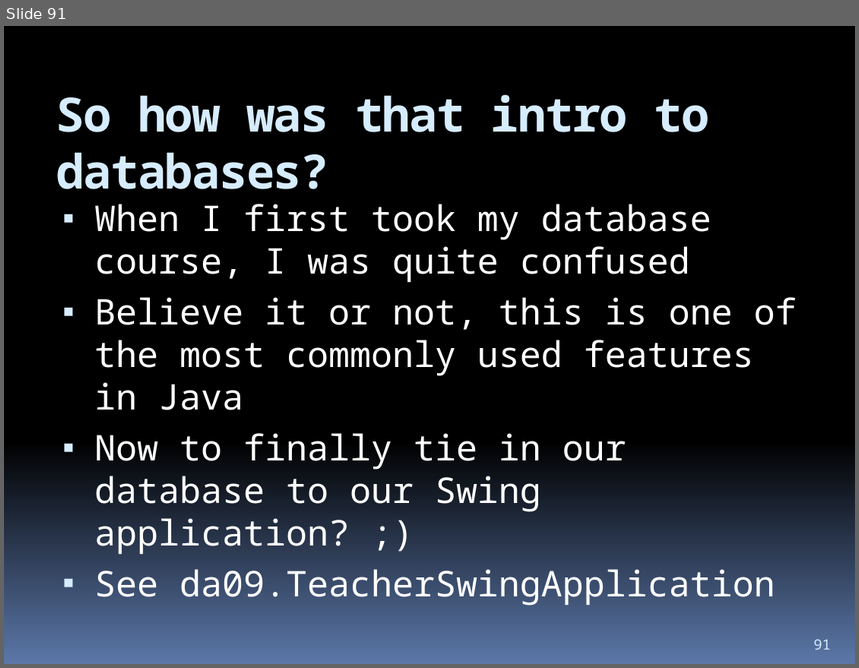
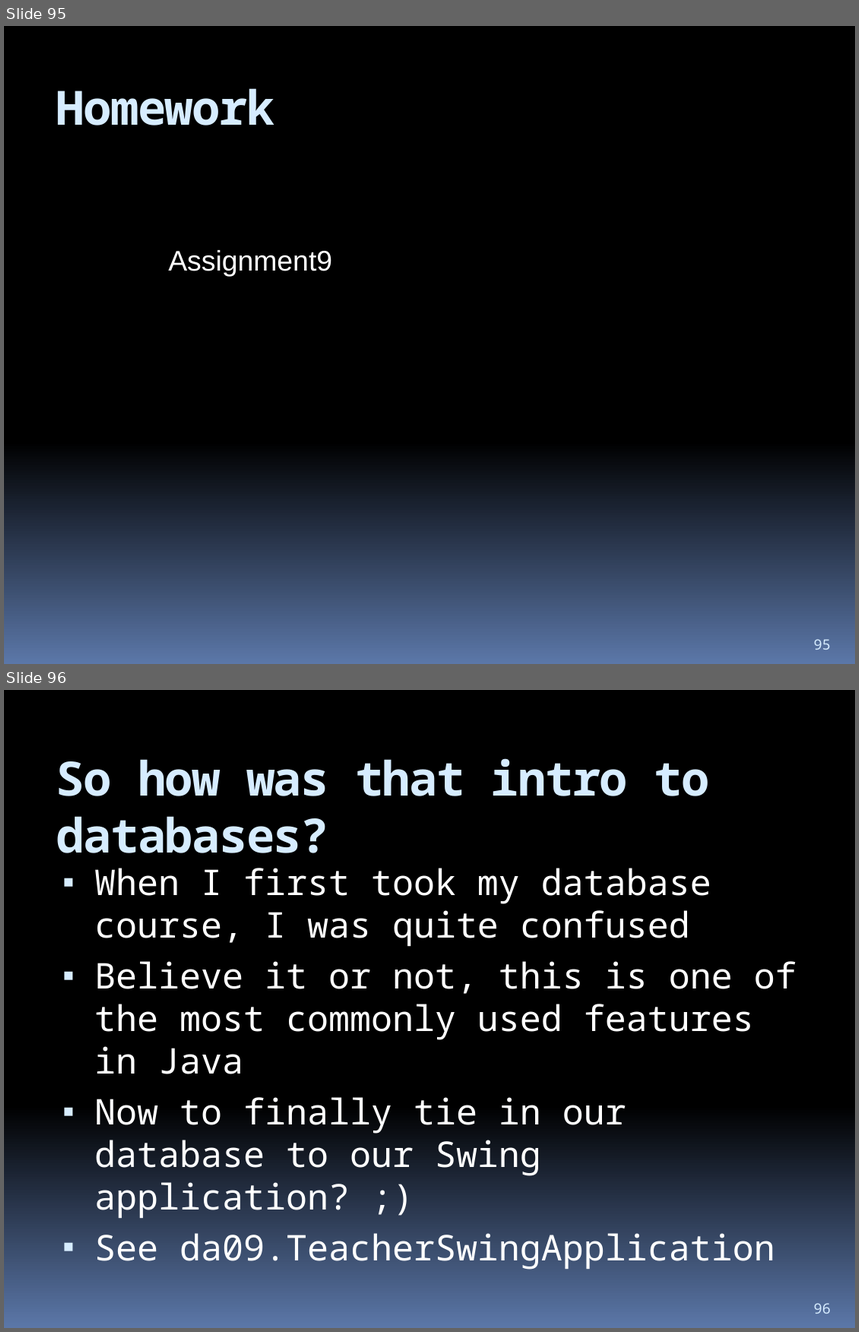
Before and after one commit to hchan/comp2613, a slide deck: coursePresentation.pptx. Shown one above the other, each under a label of ours: slide 91 before the commit, slides 95 and 96 after it. The pictures are 859x668 and 859x1332 pixels, drawn with LibreOffice and Linux fonts; fonts in the diff are those of the drawing. Boxes give left, top, right and bottom in pixels: in the first picture for what was removed or moved away, otherwise in the second. Text is boxed around its words. In the diff, an @@ line names an element or a change of style, - is before the commit and + after.

```diff
--- a/coursePresentation.pptx
+++ b/coursePresentation.pptx
@@ slide 95 added at (4, 26, 855, 664), background gradient #000000 to #5B77A8 @@
@@ title added at (56, 88, 275, 126), 40 pt, text #D6ECFF, bold @@
+Homework
@@ text added at (168, 250, 332, 277), 24 pt, text #FFFFFF @@
+Assignment9
@@ page number added at (814, 639, 831, 650), 12 pt, text #D6ECFF @@
+95
@@ what was slide 91 is now slide 96 @@
@@ page number at (814, 1303, 831, 1314): text changed @@
-91
+96
```
Also in this commit, not shown: 5 slides changed, 5 other slides added, 1 slide removed, 1 other file.
